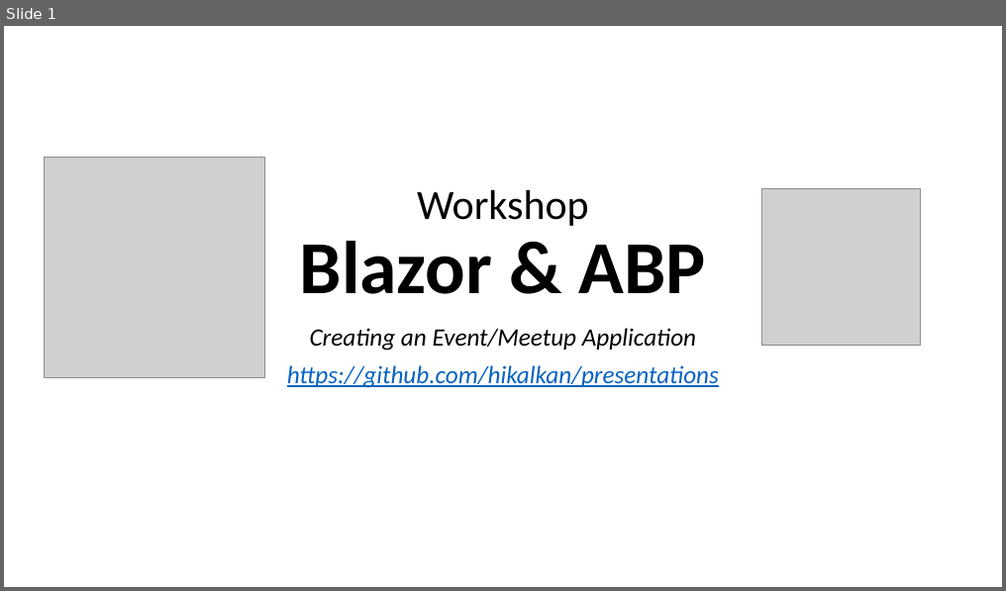
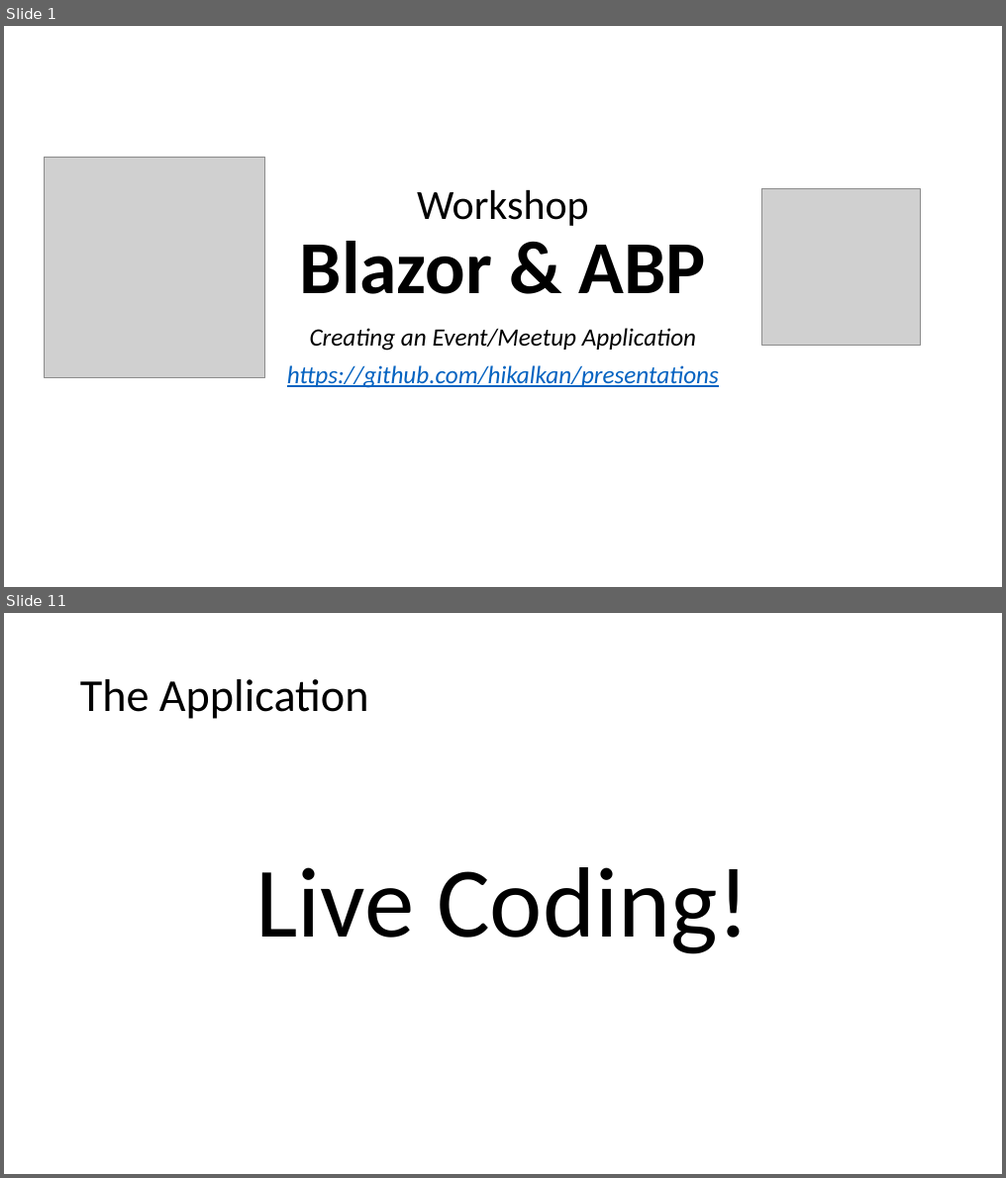
Before and after one commit to hikalkan/presentations, a slide deck: 2020-11-22 DevNot Summit Blazor and ABP/Blazor-Abp-Workshop.pptx. Shown one above the other, each under a label of ours: slide 1 before the commit, slides 1 and 11 after it; the slides between them are not shown. The pictures are 1006x591 and 1006x1178 pixels, drawn with LibreOffice and Linux fonts; fonts in the diff are those of the drawing; grey boxes stand for pictures. Boxes give left, top, right and bottom in pixels: in the first picture for what was removed or moved away, otherwise in the second. Text is boxed around its words. In the diff, an @@ line names an element or a change of style, - is before the commit and + after.

```diff
--- a/2020-11-22 DevNot Summit Blazor and ABP/Blazor-Abp-Workshop.pptx
+++ b/2020-11-22 DevNot Summit Blazor and ABP/Blazor-Abp-Workshop.pptx
@@ slide 11 added at bbox=[4, 613, 1002, 1174], background #FFFFFF @@
@@ title added at bbox=[80, 679, 369, 719], 44 pt, text #000000 @@
+The Application
@@ text added at bbox=[255, 867, 749, 955], 96 pt, text #000000 @@
+Live Coding!
```
Also in this commit, not shown: 7 slides changed, 3 other slides added.
